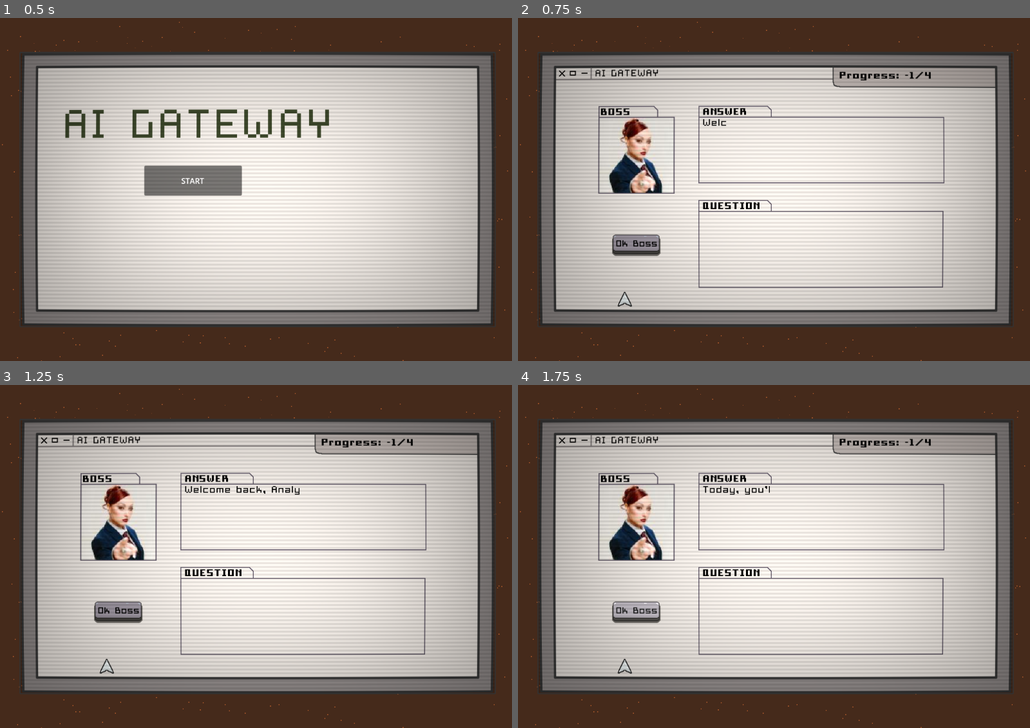
Above: before the commit, frames 1-4 (two rows, left to right).
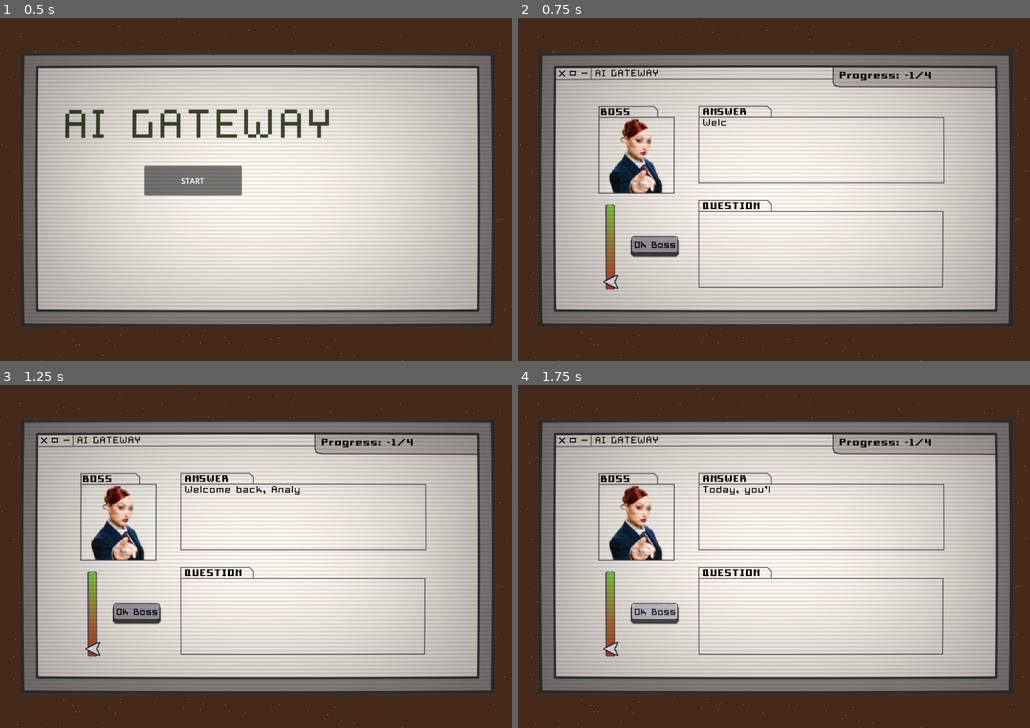
Above: after the commit, the same moments.

Repository: campiao/ai-ethics-sgame
Game: Godot game, scene res://scenes/main_menu.tscn
Same seed, same stepped clock (60 frames per second), same inputs: the game is played once before the commit and once after it.
Inputs (mouse positions are in pixels of both pictures, inside the frame that each line leads up to; where the layout moved, square brackets give the same spot in the first picture):
- Up to frame 1 (0.5 s): no input
- Up to frame 2 (0.75 s): click "START" at 0.5 s
- Up to frame 3 (1.25 s): no input
- Up to frame 4 (1.75 s): click (656, 614) [635, 611] at 1.25 s

Frame 1 is identical in both runs. In frame 2, 1.2% of the frame differs, in the area x 16-32%, y 54-85%; in frame 3, 1.2%; in frame 4, 1.2%.

Commit message:
feat: add initial version of slider position

Diff:
--- a/ai-ethics-serious-game/scenes/level_one.tscn
+++ b/ai-ethics-serious-game/scenes/level_one.tscn
@@ -1,7 +1,7 @@
-[gd_scene load_steps=76 format=3 uid="uid://1yd6cqf4yvpg"]
+[gd_scene load_steps=80 format=3 uid="uid://1yd6cqf4yvpg"]
 
 [ext_resource type="Script" uid="uid://ch7uvxcbp3buy" path="res://scripts/level_one/world_manager.gd" id="1_5rfim"]
-[ext_resource type="Texture2D" uid="uid://5b5rip8a66h8" path="res://assets/sprites/backgrounds/game.png" id="1_cd1xg"]
+[ext_resource type="Texture2D" uid="uid://dh53xs0yn3epg" path="res://assets/sprites/backgrounds/gane_without_btns.png" id="2_rqtnr"]
 [ext_resource type="FontFile" uid="uid://c0rkxsutw6wpa" path="res://assets/fonts/Pixel Square 10.ttf" id="2_t18mc"]
 [ext_resource type="FontFile" uid="uid://c06okaskmctv1" path="res://assets/fonts/Pixel Square Bold10.ttf" id="3_843q2"]
 [ext_resource type="Texture2D" uid="uid://bq1u8j51cavyb" path="res://assets/sprites/accept_button/accept_button.tres" id="4_4p75b"]
@@ -12,7 +12,8 @@
 [ext_resource type="Texture2D" uid="uid://cfy3agnxwe5l7" path="res://assets/sprites/okboss_button/okboss_button.tres" id="9_4i3tx"]
 [ext_resource type="Texture2D" uid="uid://bejj2h5of3ogb" path="res://assets/sprites/okboss_button/okboss_btn.png" id="9_lgrt7"]
 [ext_resource type="Texture2D" uid="uid://cqte82qp8p7di" path="res://assets/sprites/robots/robot2/robot2.png" id="10_o5wbv"]
-[ext_resource type="Theme" uid="uid://dvra0q48n37vm" path="res://assets/sprites/slider/slider.tres" id="11_itxlw"]
+[ext_resource type="Texture2D" uid="uid://c1bl57mpl8khb" path="res://assets/sprites/slider/slider_groove.png" id="11_itxlw"]
+[ext_resource type="Texture2D" uid="uid://cvfgcfy5b3ee1" path="res://assets/sprites/slider/slider_grabber.png" id="11_rqtnr"]
 [ext_resource type="Texture2D" uid="uid://bvwqidwahupa1" path="res://assets/sprites/robots/robot3/robot3.png" id="11_s6ikc"]
 [ext_resource type="Texture2D" uid="uid://bwctnn03pxawh" path="res://assets/sprites/robots/robot4/robot4.png" id="12_036lt"]
 [ext_resource type="Texture2D" uid="uid://dlqctt8jucxih" path="res://assets/sprites/robots/robot1/robot.png" id="13_nlxio"]
@@ -47,6 +48,17 @@
 atlas = ExtResource("9_lgrt7")
 region = Rect2(102, 0, 102, 44)
 
+[sub_resource type="StyleBoxTexture" id="StyleBoxTexture_rqtnr"]
+content_margin_left = 10.0
+content_margin_top = 10.0
+content_margin_right = 10.0
+content_margin_bottom = 10.0
+texture = ExtResource("11_itxlw")
+
+[sub_resource type="StyleBoxEmpty" id="StyleBoxEmpty_vfeen"]
+
+[sub_resource type="StyleBoxEmpty" id="StyleBoxEmpty_rqtnr"]
+
 [sub_resource type="AtlasTexture" id="AtlasTexture_036lt"]
 atlas = ExtResource("10_o5wbv")
 region = Rect2(128, 0, 128, 128)
@@ -403,7 +415,7 @@
 layout_mode = 0
 offset_right = 40.0
 offset_bottom = 40.0
-texture = ExtResource("1_cd1xg")
+texture = ExtResource("2_rqtnr")
 
 [node name="AnswerLabel" type="Label" parent="UI"]
 layout_mode = 0
@@ -438,12 +450,11 @@
 visible_ratio = 0.0
 
 [node name="AcceptButton" type="TextureButton" parent="UI"]
-visible = false
-layout_mode = 0
-offset_left = 196.0
-offset_top = 425.0
-offset_right = 298.0
-offset_bottom = 469.0
+layout_mode = 0
+offset_left = 235.0
+offset_top = 458.0
+offset_right = 337.0
+offset_bottom = 502.0
 texture_normal = ExtResource("4_4p75b")
 texture_pressed = SubResource("AtlasTexture_y8ti4")
 texture_hover = SubResource("AtlasTexture_4p75b")
@@ -507,28 +518,34 @@
 offset_top = 490.0
 offset_right = 298.0
 offset_bottom = 534.0
+disabled = true
 texture_normal = ExtResource("7_y8ti4")
 texture_pressed = SubResource("AtlasTexture_o5wbv")
 texture_hover = SubResource("AtlasTexture_s6ikc")
 
 [node name="OkBossButton" type="TextureButton" parent="UI"]
-visible = false
-layout_mode = 0
-offset_left = 196.0
-offset_top = 455.0
-offset_right = 298.0
-offset_bottom = 499.0
+layout_mode = 0
+offset_left = 235.0
+offset_top = 458.0
+offset_right = 337.0
+offset_bottom = 502.0
 texture_normal = ExtResource("9_4i3tx")
 texture_pressed = SubResource("AtlasTexture_y1l25")
 texture_hover = SubResource("AtlasTexture_5cok0")
 
 [node name="HSlider" type="HSlider" parent="UI"]
 layout_mode = 0
-offset_left = 206.0
-offset_top = 575.0
-offset_right = 878.0
-offset_bottom = 607.0
-theme = ExtResource("11_itxlw")
+offset_left = 176.0
+offset_top = 571.0
+offset_right = 355.0
+offset_bottom = 603.0
+rotation = -1.57079
+theme_override_icons/grabber = ExtResource("11_rqtnr")
+theme_override_icons/grabber_highlight = ExtResource("11_rqtnr")
+theme_override_icons/grabber_disabled = ExtResource("11_rqtnr")
+theme_override_styles/slider = SubResource("StyleBoxTexture_rqtnr")
+theme_override_styles/grabber_area = SubResource("StyleBoxEmpty_vfeen")
+theme_override_styles/grabber_area_highlight = SubResource("StyleBoxEmpty_rqtnr")
 
 [node name="Entities" type="Node2D" parent="."]
 visible = false
--- a/ai-ethics-serious-game/scripts/level_one/world_manager.gd
+++ b/ai-ethics-serious-game/scripts/level_one/world_manager.gd
@@ -6,8 +6,6 @@
 
 # Background
 @onready var background_image: TextureRect = $UI/BackgroundImage
-@onready var two_btn_bg_image := preload("res://assets/sprites/backgrounds/game.png")
-@onready var one_btn_bg_image := preload("res://assets/sprites/backgrounds/game_one_btn.png")
 
 # Entity nodes
 @onready var entity_sprite: AnimatedSprite2D = $UI/EntitySprite
@@ -167,8 +165,6 @@
 	return is_choice_correct
 
 func advance_to_boss_screen() -> void:
-	#background_image.texture.reset_state()
-	background_image.texture = one_btn_bg_image
 	accept_button.hide()
 	decline_button.hide()
 	ok_boss_button.show()
@@ -178,7 +174,6 @@
 	ok_boss_button.hide()
 	accept_button.show()
 	decline_button.show()
-	background_image.texture = two_btn_bg_image
 
 func setup_boss_text(entity_data: EntityType,
 	is_choice_correct: bool) -> void:
